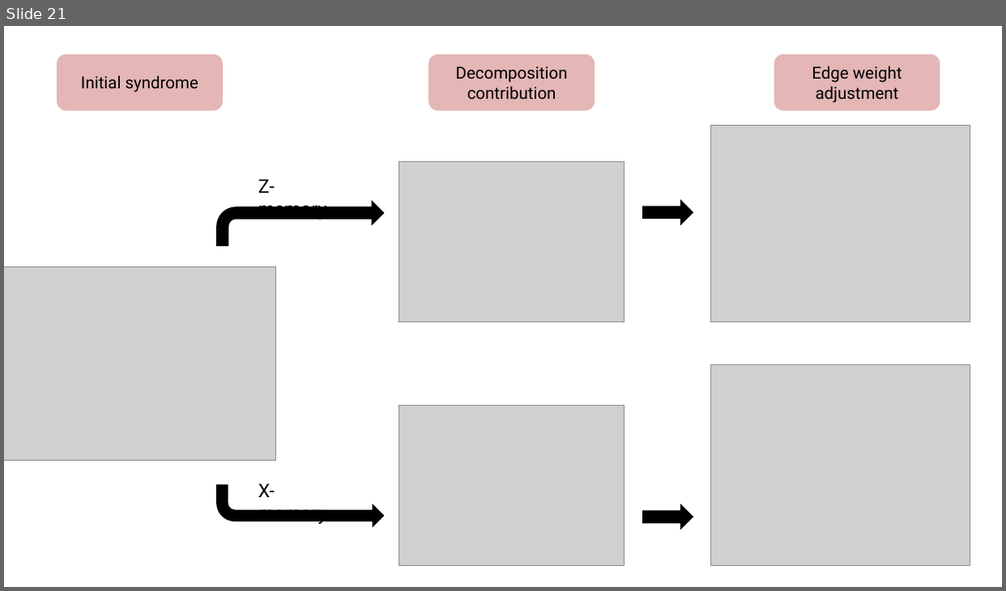
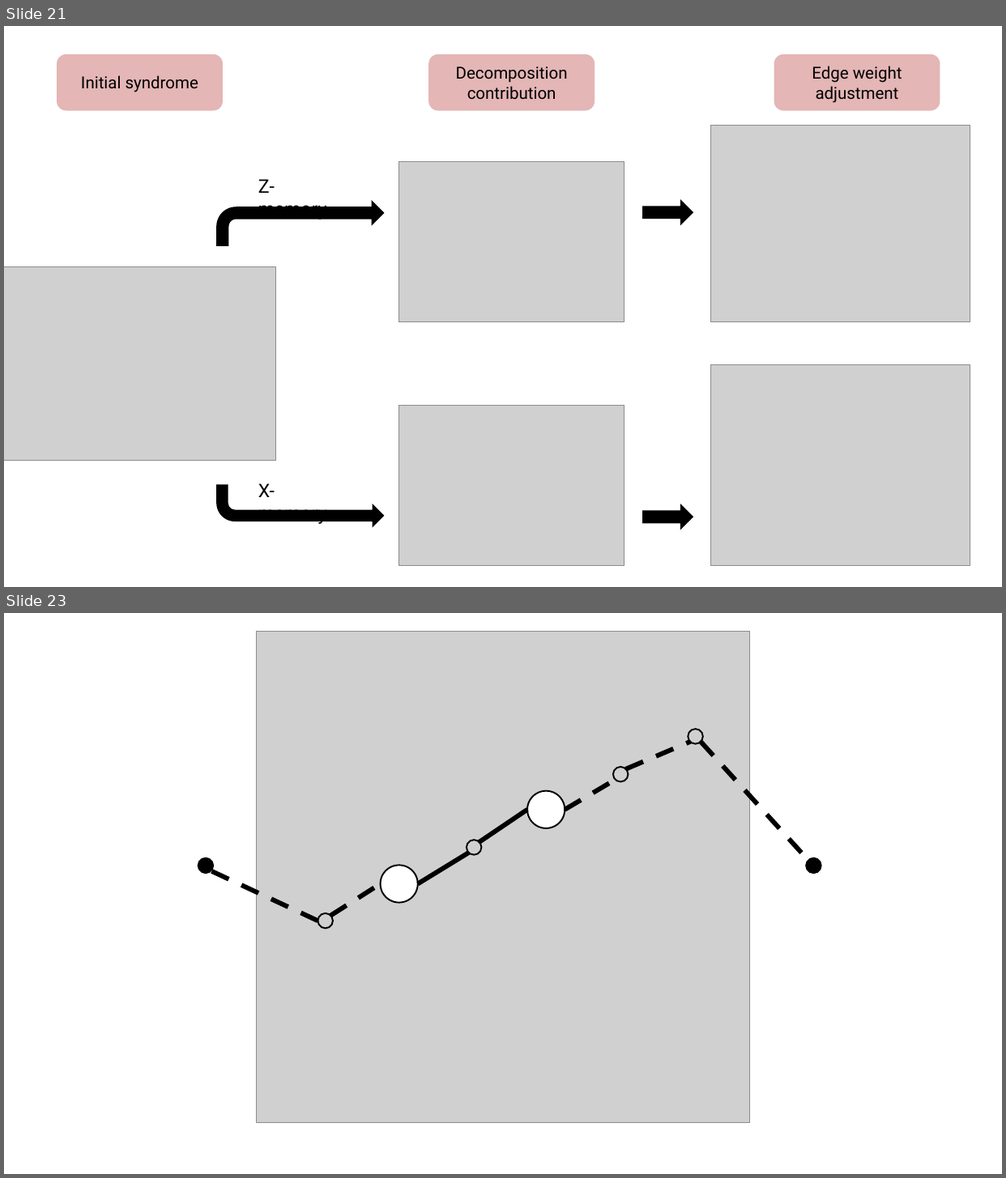
Before and after one commit to acatspirit/correlated_error_biased_noise, a slide deck: paper_diagrams/paper_scratch_images.pptx. Shown one above the other, each under a label of ours: slide 21 before the commit, slides 21 and 23 after it; the slides between them are not shown. The pictures are 1006x591 and 1006x1178 pixels, drawn with LibreOffice and Linux fonts; fonts in the diff are those of the drawing; grey boxes stand for pictures. Boxes give left, top, right and bottom in pixels: in the first picture for what was removed or moved away, otherwise in the second. Text is boxed around its words. In the diff, an @@ line names an element or a change of style, - is before the commit and + after.

```diff
--- a/paper_diagrams/paper_scratch_images.pptx
+++ b/paper_diagrams/paper_scratch_images.pptx
@@ slide 23 added at [4,613,1002,1174], background #FFFFFF @@
@@ picture added at [257,631,750,1122] @@
@@ ellipse added at [688,729,703,744], outline #000000 1.5 pt @@
@@ line added from (626, 769) to (691, 742), #000000 4.5 pt dashed @@
@@ line added from (701, 742) to (809, 861), #000000 4.5 pt dashed @@
@@ line added from (565, 810) to (616, 780), #000000 4.5 pt dashed @@
@@ ellipse added at [613,767,629,782], outline #000000 1.5 pt @@
@@ ellipse added at [527,791,565,828], fill #FFFFFF, outline #000000 1.5 pt @@
@@ line added from (479, 842) to (527, 810), #000000 4.5 pt @@
@@ line added from (418, 884) to (469, 853), #000000 4.5 pt @@
@@ ellipse added at [467,840,482,855], outline #000000 1.5 pt @@
@@ ellipse added at [198,858,213,874], fill #000000, outline #000000 1.5 pt @@
@@ line added from (317, 921) to (211, 871), #000000 4.5 pt dashed @@
@@ ellipse added at [381,865,418,903], fill #FFFFFF, outline #000000 1.5 pt @@
@@ ellipse added at [807,858,821,874], fill #000000, outline #000000 1.5 pt @@
@@ line added from (330, 915) to (381, 884), #000000 4.5 pt dashed @@
@@ ellipse added at [317,914,333,928], outline #000000 1.5 pt @@
```
Also in this commit, not shown: 4 other slides added, 11 other files.
